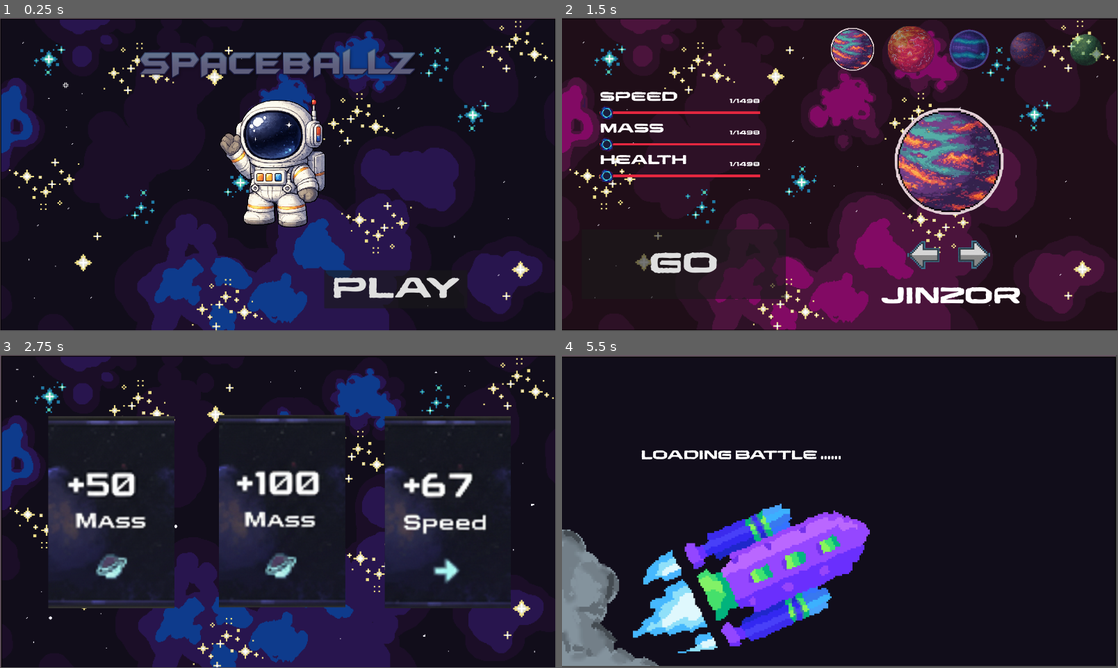
Above: before the commit, frames 1-4 (two rows, left to right).
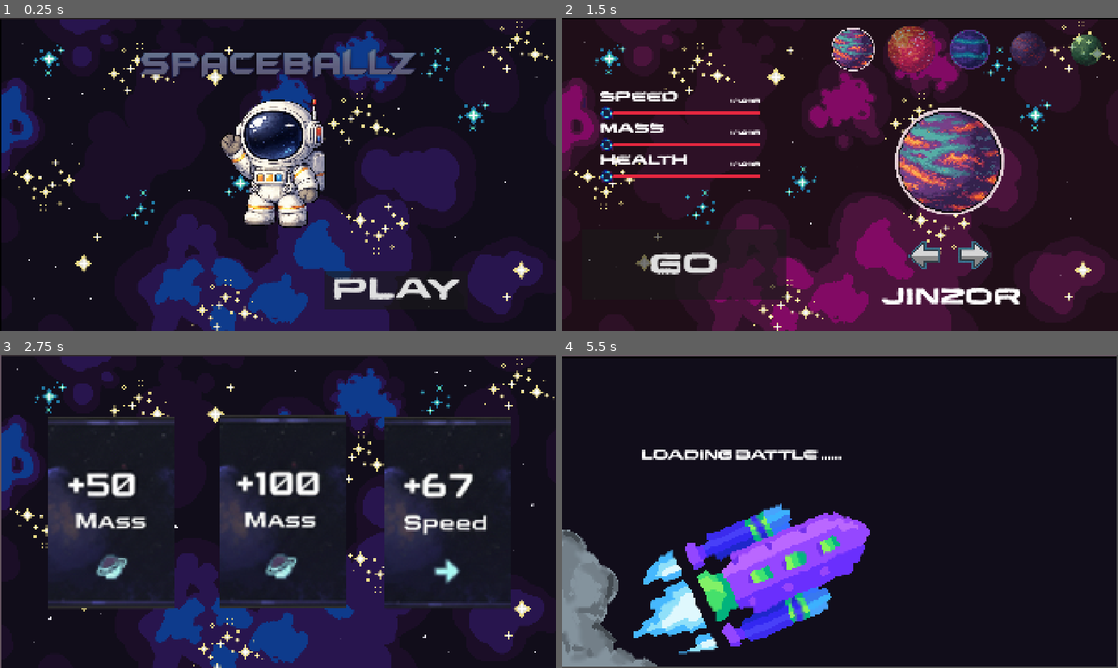
Above: after the commit, the same moments.

Repository: apomyl/ball-game
Game: Godot game, scene res://ui/main menu.tscn
Same seed, same stepped clock (60 frames per second), same inputs: the game is played once before the commit and once after it.
Inputs (mouse positions are in pixels of both pictures, inside the frame that each line leads up to):
- Up to frame 1 (0.25 s): no input
- Up to frame 2 (1.5 s): click "play" at 0.5 s; click "SKIP" at 1.25 s
- Up to frame 3 (2.75 s): click "go" at 2 s
- Up to frame 4 (5.5 s): click (673, 511) at 2.75 s; click "battle" at 3.5 s
In our replay, the window is 799x449 before the commit and 800x450 after it. These sizes can differ from the game's own. Grey fills any space a smaller window leaves; there, only what the larger window draws over its background counts as a difference.

The runs differ from the first frame. In frame 1, 6.1% of the frame differs, in the area x 0-100%, y 0-100%; in frame 2, 7.5%; in frame 3, 5.2%; in frame 4, 3.0%.

Commit message:
for real this time

Diff:
--- a/ball-game/neptune.gd
+++ b/ball-game/neptune.gd
@@ -3,13 +3,13 @@
 # --- NEPTUNE SETTINGS ---
 @export var planet_name: String = "Neptune"
 @export var planet_speed: float = 600.0
-@export var max_health: float = 250.0
+@export var max_health: float = 300.0
 @export var radius: float = 200.0
-@export var damage_multiplier: float = 0.0001
+@export var damage_multiplier: float = 0.0002
 
 @export var storm_slow_factor: float = 0.3
 @export var storm_radius: float = 400.0
-@export var freeze_threshold: float = 1.0
+@export var freeze_threshold: float = 0.5
 @export var freeze_duration: float = 5.0
 
 # --- INTERNAL STATE ---
--- a/ball-game/planets/uranus.tscn
+++ b/ball-game/planets/uranus.tscn
@@ -14,7 +14,7 @@
 size = Vector2(347.49994, 698.3333)
 
 [node name="Uranus" type="RigidBody2D" unique_id=612661867]
-mass = 0.5
+mass = 0.7
 physics_material_override = SubResource("PhysicsMaterial_cbx31")
 gravity_scale = 0.0
 continuous_cd = 2
--- a/ball-game/pluto.gd
+++ b/ball-game/pluto.gd
@@ -3,7 +3,7 @@
 # --- PLUTO SETTINGS ---
 @export var planet_name: String = "Pluto"
 @export var planet_speed: float = 2000.0
-@export var max_health: float = 300.0
+@export var max_health: float = 150.0
 @export var rotation_speed: float = 4.0
 @export var radius: float = 90.0
 @export var damage_multiplier: float = 0.0001 # Balanced for 1000+ speeds
@@ -92,11 +92,12 @@
 			var impact_energy = (mass * (my_speed ** 2))
 			var calculated_damage = impact_energy * damage_multiplier
 
-			calculated_damage = clamp(calculated_damage, 10.0, 60.0)
+			calculated_damage += (max_health-current_health)/5
+			calculated_damage = clamp(calculated_damage, 10.0, 40.0)
 
 			print("PLUTO SELF-POWERED HIT! Damage: ", int(calculated_damage))
 
-			body.take_damage(calculated_damage + (max_health-current_health)/10)
+			body.take_damage(calculated_damage)
 			apply_hit_stop(0.08)
 			flash_timer = 0.2
 
--- a/ball-game/project.godot
+++ b/ball-game/project.godot
@@ -29,6 +29,7 @@
 
 window/size/viewport_width=1920
 window/size/viewport_height=1080
+window/stretch/mode="canvas_items"
 
 [editor]
 
--- a/ball-game/ui/battles/battle.tscn
+++ b/ball-game/ui/battles/battle.tscn
@@ -40,11 +40,11 @@
 frame_10/texture = ExtResource("4_3kqpy")
 frame_10/duration = 1.0
 
-[node name="Battle" type="Node2D"]
+[node name="Battle" type="Node2D" unique_id=864999141]
 scale = Vector2(0.9957995, 1.0024515)
 script = ExtResource("1_7ye11")
 
-[node name="Background" type="TextureRect" parent="."]
+[node name="Background" type="TextureRect" parent="." unique_id=675330770]
 z_index = -1
 custom_minimum_size = Vector2(1000, 1000)
 anchors_preset = 15
@@ -60,13 +60,13 @@
 expand_mode = 1
 stretch_mode = 6
 
-[node name="Walls" parent="." instance=ExtResource("1_a1u14")]
-position = Vector2(96.404945, 52.87039)
-scale = Vector2(1.199344, 1.2366047)
+[node name="Walls" parent="." unique_id=945195309 instance=ExtResource("1_a1u14")]
+position = Vector2(89.37542, 33.91685)
+scale = Vector2(1.2, 1.2)
 
-[node name="Camera2D" type="Camera2D" parent="."]
+[node name="Camera2D" type="Camera2D" parent="." unique_id=1828277977]
 position = Vector2(3, 0)
 zoom = Vector2(0.5, 0.5)
 
-[node name="Player" parent="." instance=ExtResource("4_inopt")]
+[node name="Player" parent="." unique_id=869099439 instance=ExtResource("4_inopt")]
 position = Vector2(-1486, 24)
--- a/ball-game/uranus.gd
+++ b/ball-game/uranus.gd
@@ -9,7 +9,7 @@
 @export var damage_multiplier: float = 0.0001
 
 # --- DASH SETTINGS ---
-@export var dash_interval: float = 1.0
+@export var dash_interval: float = 2.5
 @export var dash_boost: float = 50.0 # How much speed increases per dash
 var dash_timer: float = 0.0
 
Not shown: 1 places in ball-game/planets/uranus.tscn that only renumber resources
Not shown: 1 places in ball-game/ui/battles/battle.tscn that only renumber resources
